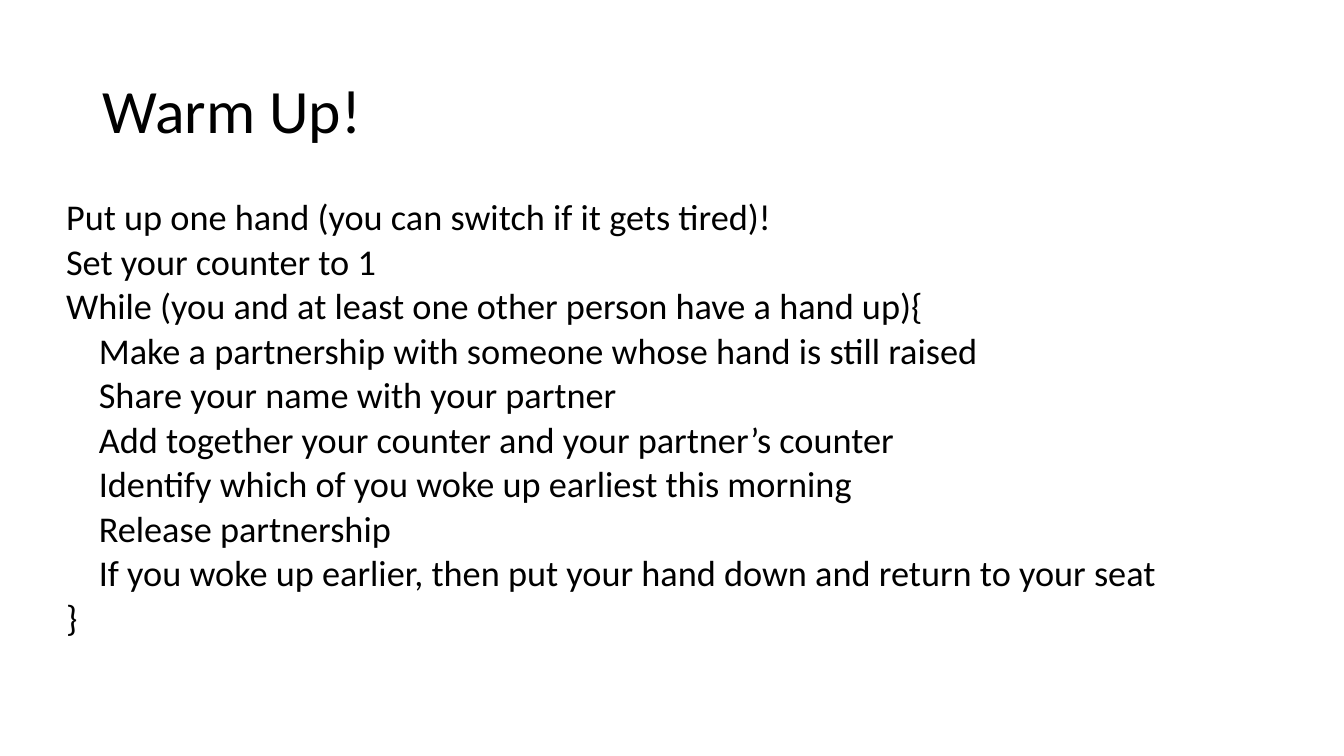
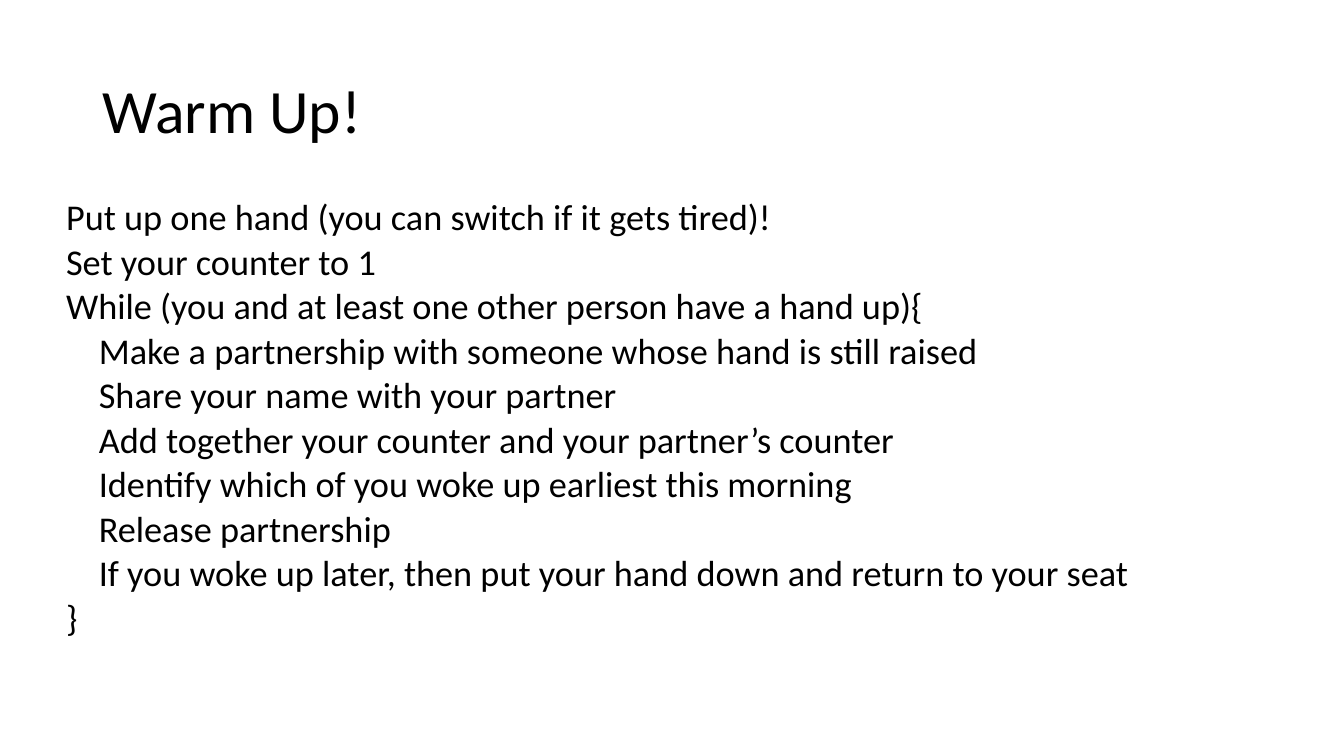
Before and after one commit to natebrunelle/cse332, a slide deck: slide 4 of markdown/files/slides/lecture1_intro.pptx. Drawn at 1344x756 pixels with LibreOffice and Linux fonts; fonts in the diff are those of the drawing. Boxes give left, top, right and bottom in pixels: in the first picture for what was removed or moved away, otherwise in the second. Text is boxed around its words. In the diff, an @@ line names an element or a change of style, - is before the commit and + after.

```diff
--- a/markdown/files/slides/lecture1_intro.pptx
+++ b/markdown/files/slides/lecture1_intro.pptx
@@ text at (x1=99, y1=560, x2=1128, y2=592): text changed @@
-If you woke up earlier, then put your hand down and return to your seat
+If you woke up later, then put your hand down and return to your seat
```
Also in this commit, not shown: 2 other slides changed, 7 other files.
